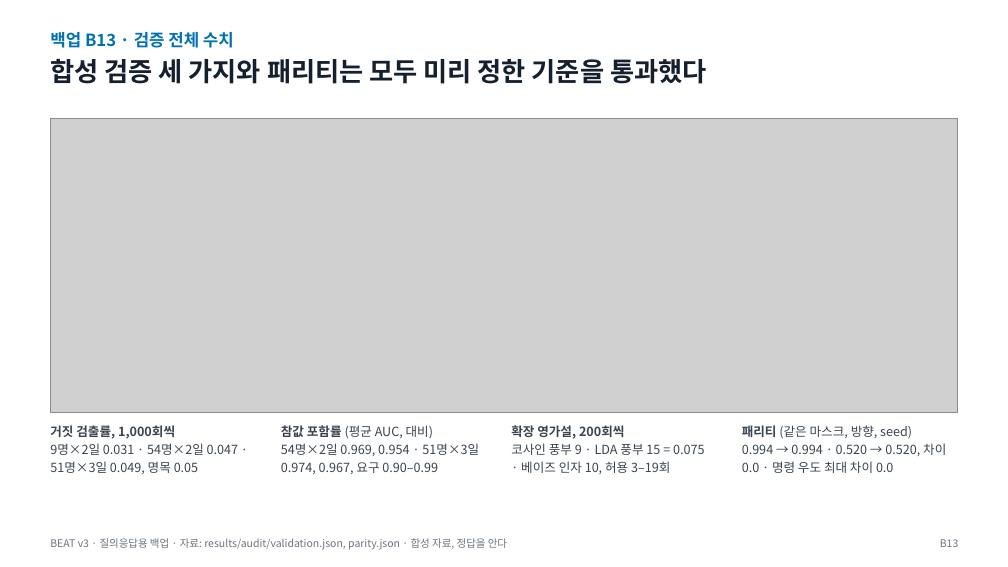
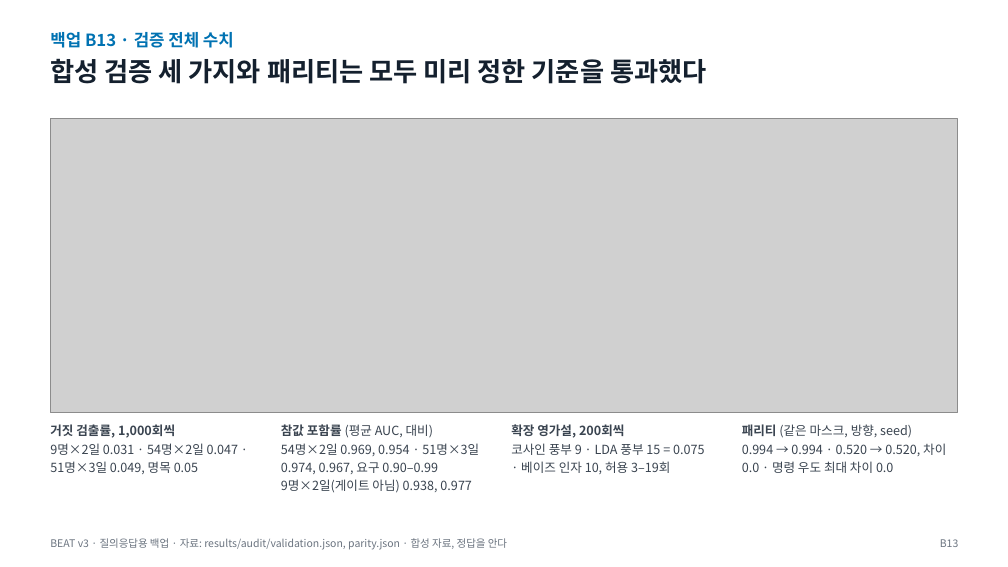
Before and after one commit to gigalove6783-pixel/beat-eeg-privacy, a slide deck: slide 26 of presentation/BEAT_v3_talk.pptx. Drawn at 1008x567 pixels with LibreOffice and Linux fonts; fonts in the diff are those of the drawing; grey boxes stand for pictures. Boxes give left, top, right and bottom in pixels: in the first picture for what was removed or moved away, otherwise in the second. Text is boxed around its words. In the diff, an @@ line names an element or a change of style, - is before the commit and + after.

```diff
--- a/presentation/BEAT_v3_talk.pptx
+++ b/presentation/BEAT_v3_talk.pptx
@@ text at box(281, 424, 479, 493): text changed @@
-참값 포함률 (평균 AUC, 대비)
-54명×2일 0.969, 0.954 · 51명×3일
-0.974, 0.967, 요구 0.90–0.99
+참값 포함률 (평균 AUC, 대비)
+54명×2일 0.969, 0.954 · 51명×3일
+0.974, 0.967, 요구 0.90–0.99
+9명×2일(게이트 아님) 0.938, 0.977
```
Also in this commit, not shown: 9 other slides changed, 12 other files.
